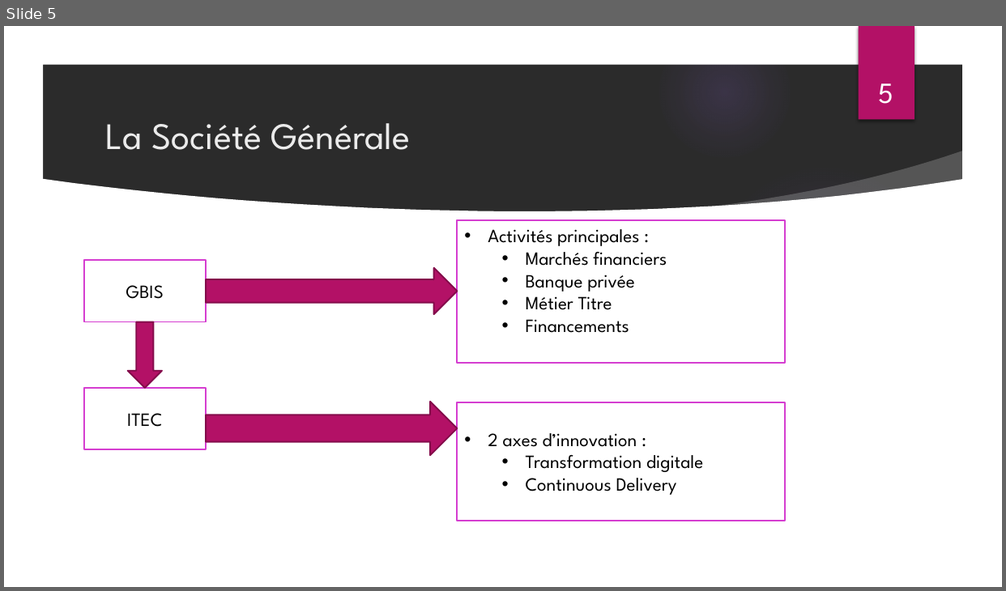
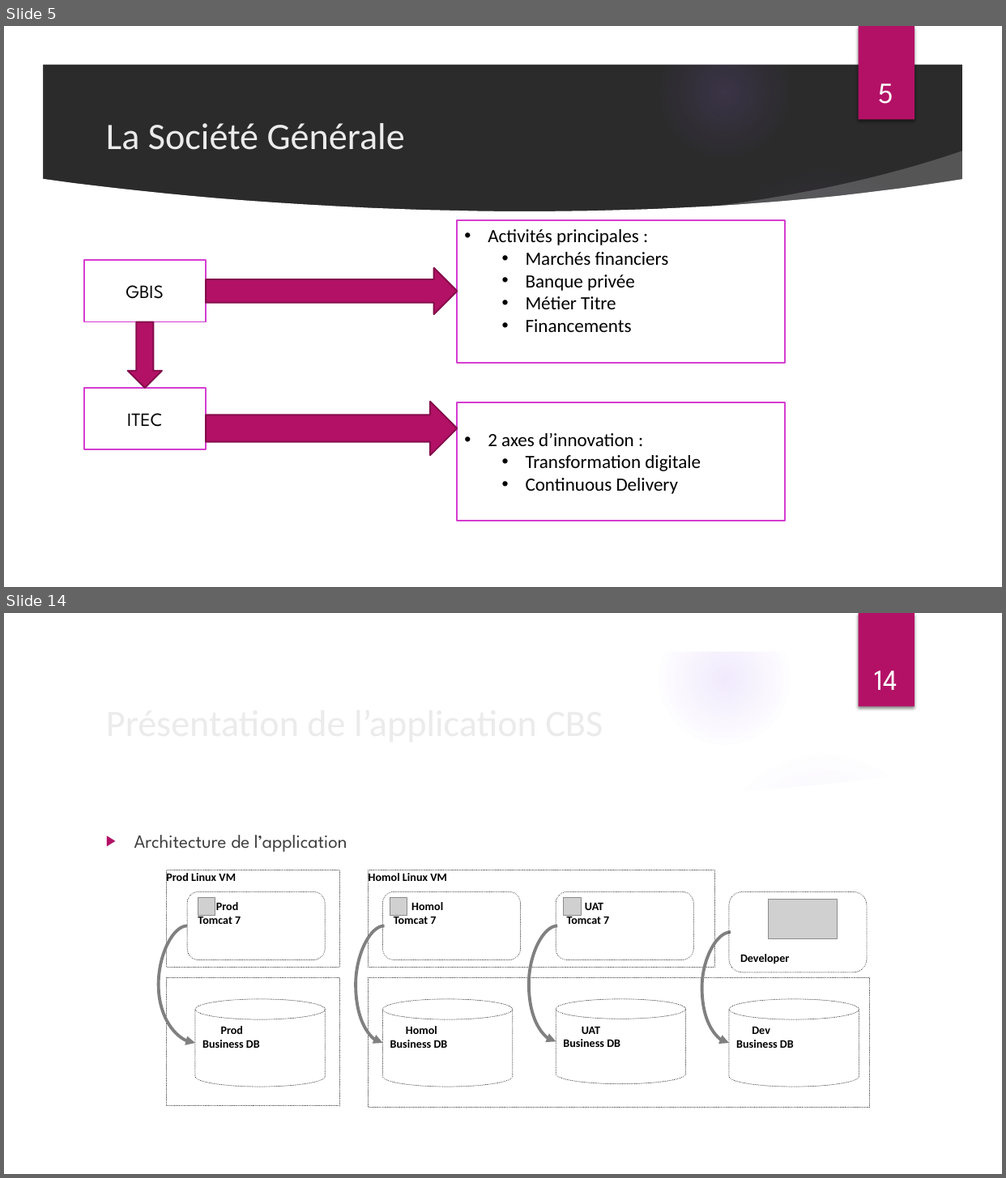
Before and after one commit to Thin-hinane/Rapport-de-stage-, a slide deck: PROJET IT DE GESTION DES OBLIGATIONS SECURISEES CBS.pptx. Shown one above the other, each under a label of ours: slide 5 before the commit, slides 5 and 14 after it; the slides between them are not shown. The pictures are 1006x591 and 1006x1178 pixels, drawn with LibreOffice and Linux fonts; fonts in the diff are those of the drawing; grey boxes stand for pictures; background and template pictures are left out; a plain dark background stands for a picture behind light text. Boxes give left, top, right and bottom in pixels: in the first picture for what was removed or moved away, otherwise in the second. Text is boxed around its words. In the diff, an @@ line names an element or a change of style, - is before the commit and + after.

```diff
--- a/PROJET IT DE GESTION DES OBLIGATIONS SECURISEES CBS.pptx
+++ b/PROJET IT DE GESTION DES OBLIGATIONS SECURISEES CBS.pptx
@@ slide 14 added at (4, 613, 1002, 1174), background picture (left out); not listed: 9 template elements that a slide beside it also shows @@
@@ page number added at (874, 671, 897, 690), 28 pt, text #FFFFFF @@
+14
@@ title added at (98, 692, 816, 750), 36 pt, text #EBEBEB @@
+Présentation de l’application CBS
@@ text added at (134, 835, 347, 852), 18 pt, text #404040 @@
+▶ Architecture de l’application
@@ picture added at (198, 898, 215, 915) @@
@@ picture added at (390, 898, 407, 915) @@
@@ picture added at (564, 898, 582, 915) @@
@@ group added at (158, 871, 870, 1107): 4 rectangles, 4 rounded rectangles, 4 curved arrows, 4 cylinders @@
+Prod Linux VM
+Prod
+Tomcat 7
+Homol Linux VM
+Homol
+Tomcat 7
+UAT
+Tomcat 7
+Prod
+Business DB
+Homol
+Business DB
+UAT
+Business DB
+Dev
+Business DB
+Developer
@@ picture added at (769, 900, 837, 939) @@
@@ slide 5 changed as well @@
@@ font League Spartan to Calibri in 3 elements at (106, 123, 405, 150), (457, 220, 785, 363), (457, 403, 785, 521) @@
```
Also in this commit, not shown: 5 other slides changed, 15 other slides added.
